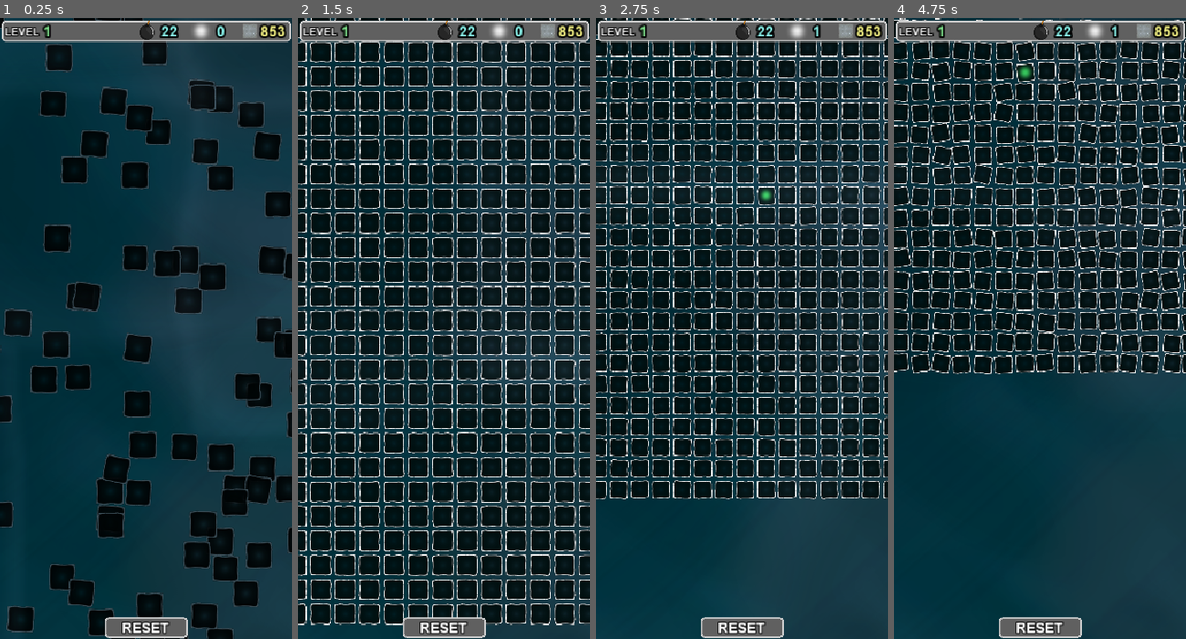
Above: before the commit, frames 1-4 (left to right).
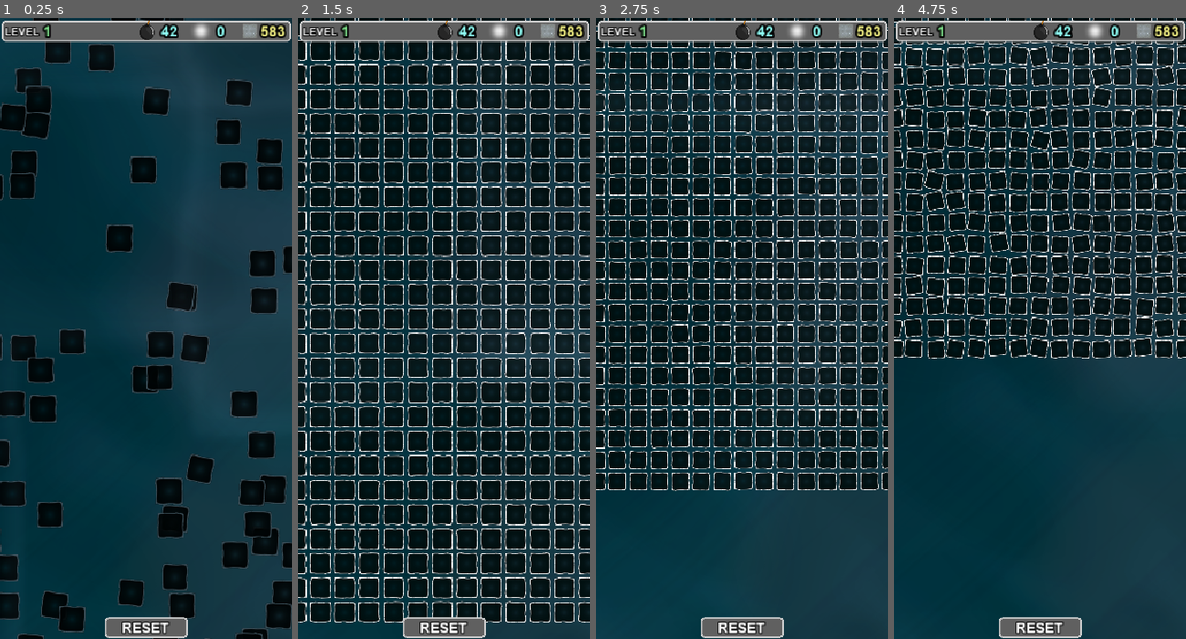
Above: after the commit, the same moments.

Repository: cloudziq/Mini_Sapper
Game: Godot game, scene res://scenes/SYS.tscn
Same seed, same stepped clock (60 frames per second), same inputs: the game is played once before the commit and once after it.
Inputs (mouse positions are in pixels of both pictures, inside the frame that each line leads up to):
- Up to frame 1 (0.25 s): no input
- Up to frame 2 (1.5 s): move the mouse to (508, 297) at 0.52 s; hold Mouse wheel up (zoom+) 0.53-1.25 s; click (508, 297) at 0.67 s; drag from (385, 359) to (321, 30) at 1.27 s
- Up to frame 3 (2.75 s): move the mouse to (771, 191) at 2.02 s; hold Mouse wheel up (zoom+) from 2.03 s (still down); click (771, 191) at 2.17 s
- Up to frame 4 (4.75 s): release Mouse wheel up (zoom+) at 2.75 s; drag from (1025, 452) to (896, 49) at 2.77 s; move the mouse to (1127, 421) at 3.52 s; hold Mouse wheel up (zoom+) 3.53-4.25 s; click (1127, 421) at 3.67 s; drag from (952, 235) to (905, 80) at 4.27 s

The runs differ from the first frame. In frame 1, 33% of the frame differs, in the area x 0-100%, y 0-100%; in frame 2, 28%; in frame 3, 43%, in the area x 0-100%, y 0-78%; in frame 4, 39%.

Commit message:
some fixes

Diff:
--- a/scenes/LEVEL.tscn
+++ b/scenes/LEVEL.tscn
@@ -10,6 +10,7 @@
 [ext_resource path="res://assets/sounds/reveal_single.ogg" type="AudioStream" id=8]
 [ext_resource path="res://scenes/level_GUI.tscn" type="PackedScene" id=9]
 [ext_resource path="res://scenes/tile_marker.tscn" type="PackedScene" id=10]
+[ext_resource path="res://assets/sounds/tile_mark.wav" type="AudioStream" id=11]
 
 [node name="level" type="Node2D"]
 script = ExtResource( 1 )
@@ -22,7 +23,6 @@
 [node name="ZoomCam" type="Camera2D" parent="."]
 position = Vector2( 160, 340 )
 current = true
-smoothing_speed = 6.0
 editor_draw_limits = true
 editor_draw_drag_margin = true
 script = ExtResource( 7 )
@@ -37,3 +37,8 @@
 volume_db = -22.0
 pitch_scale = 0.84
 mix_target = 2
+
+[node name="Marker" type="AudioStreamPlayer" parent="."]
+stream = ExtResource( 11 )
+volume_db = -20.0
+pitch_scale = 3.2
--- a/scenes/tile_marker.tscn
+++ b/scenes/tile_marker.tscn
@@ -1,13 +1,19 @@
-[gd_scene load_steps=3 format=2]
+[gd_scene load_steps=4 format=2]
 
 [ext_resource path="res://scripts/tile_marker.gd" type="Script" id=1]
 [ext_resource path="res://assets/graphics/particles/marker.png" type="Texture" id=2]
 
+[sub_resource type="CanvasItemMaterial" id=1]
+blend_mode = 1
+light_mode = 1
+
 [node name="Sprite" type="Sprite" groups=["marker"]]
 light_mask = 0
+material = SubResource( 1 )
+z_index = 1
 texture = ExtResource( 2 )
 script = ExtResource( 1 )
 
-[node name="Tween" type="Tween" parent="."]
+[node name="Tweenie" type="Tween" parent="."]
 
-[connection signal="tween_all_completed" from="Tween" to="." method="marker_anim"]
+[connection signal="tween_all_completed" from="Tweenie" to="." method="marker_anim"]
--- a/scripts/Camera.gd
+++ b/scripts/Camera.gd
@@ -52,11 +52,8 @@
 	new_pos.y    = clamp(new_pos.y, y1, y2)
 
 	if position.snapped(Vector2(1,1)) != new_pos.snapped(Vector2(1,1)):
-		position   = position.linear_interpolate(new_pos, 8 * delta)
-#		print("position:" +str(position)+ "    new_pos:" +str(new_pos))
-	else:
+		position   = position.linear_interpolate(new_pos, 10 * delta)
 		is_moving  = false
-#		print("false")
 
 
 
@@ -85,8 +82,10 @@
 		drag_vector   /= zoom.x * 4
 		new_pos        = position + drag_vector
 		var drag_dist  = drag_vector.x + drag_vector.y
+		drag_vector    = Vector2.ZERO
 
 		if drag_dist > 4 or drag_dist < -4:
 			is_moving  = true
 #			print("true")
-		drag_vector       = Vector2.ZERO
+		else:
+			is_moving  = false
--- a/scripts/SYS.gd
+++ b/scripts/SYS.gd
@@ -1,3 +1,10 @@
+# Dziq 2022 - 2023
+# v -0.1 ultra alfa beta gamma
+
+
+
+
+
 extends Node2D
 
 
@@ -57,7 +64,7 @@
 
 #   board_x:  board_y:  bombs:  revealed tiles:
 var level_data = [
-	[35,      25,      22,      0],        # 1
+	[25,      25,      42,      0],        # 1
 	[5,        4,       1,      0],        # 2
 	[5,        5,       1,      0],        # 3
 	[5,        6,       1,      0],        # 4
--- a/scripts/level_main.gd
+++ b/scripts/level_main.gd
@@ -54,13 +54,16 @@
 func _process(_dt):
 
 	# triggering a marker:
-		if OS.get_system_time_msecs() > hold_touch_time and hold_touch_time > 0:
-			if not $ZoomCam.is_moving:
-				hold_touch_time  = -1
-				if not TOUCH:
-					add_touch()
-			else:
-				hold_touch_time  = 0
+	if $ZoomCam.is_moving:
+		hold_touch_time  =  0
+
+	if hold_touch_time > 0:
+#		print("poszło")
+
+		if OS.get_system_time_msecs() > hold_touch_time:
+			hold_touch_time  =  -1
+			if not TOUCH:  add_touch()
+
 
 
 
@@ -83,8 +86,7 @@
 		elif not event.is_pressed() and not $ZoomCam.is_moving and hold_touch_time > 0:
 #			print("released")
 			hold_touch_time    = 0
-			if not TOUCH:
-				add_touch()
+			if not TOUCH:  add_touch()
 
 
 
@@ -92,6 +94,8 @@
 
 
 func check_clicked_tile():    # called from touch collision
+	#normal click or placing a marker
+
 	var tile_stat = board_data[tile_coord.x-1][tile_coord.y-1][1]
 
 	if hold_touch_time >= 0:    #if tile is clicked but not when 'hold = (-1)'
@@ -102,7 +106,7 @@
 	#			$Sounds/TileReveal.play()
 		elif tile_stat == 1:
 			game_over()
-			print("YOU DIED!")
+			print("BOOM!")
 	else:
 		add_marker()
 
@@ -139,13 +143,18 @@
 			node  = _marker.instance()
 			board_data[x][y][0][0].add_child(node)
 			board_data[x][y][0][1]  = node
+			$Marker.pitch_scale  = 3.22
 		else:
 			marker_amount -= 1
 			board_data[x][y][0][1].queue_free()
 			board_data[x][y][0][1]  = null
-		$GUI.update()
-
-	hold_touch_time  = -1
+			$Marker.pitch_scale  = 6.48
+
+	$GUI.update()
+	$Marker.play()
+	hold_touch_time  = 0
+
+
 
 
 
--- a/scripts/tile.gd
+++ b/scripts/tile.gd
@@ -103,10 +103,6 @@
 	else:
 		$Sprite.texture   = load(path + str(theme) + "_ON.png")
 
-#	if tween:
-#		tween.kill()
-#		tween      = get_tree().create_tween().set_trans(Tween.TRANS_QUINT)
-
 	yield(get_tree().create_tween().tween_interval(.25), "finished")
 	animate_tile(1)
 
@@ -150,6 +146,7 @@
 
 
 func reveal(counter := 0):
+	yield(get_tree().create_tween().tween_interval(test_num / 40), "finished")
 	test_num += 1
 	var col
 
@@ -182,7 +179,7 @@
 			).set_trans(trans).set_ease(Tween.EASE_OUT).set_delay(delay)
 
 	else:
-	#if tile have a number
+	#if tile have any number
 		var mult    = counter * .024
 		scale_to    = Vector2(.14, .14) + Vector2(mult, mult)
 		trans       = Tween.TRANS_BOUNCE
@@ -209,4 +206,4 @@
 
 
 func _exit_tree():
-	pass
+	queue_free()
--- a/scripts/tile_marker.gd
+++ b/scripts/tile_marker.gd
@@ -14,7 +14,6 @@
 	modulate   = Color(.28, 1.2, .44, .84)
 	yield(get_tree().create_timer(.01), "timeout")
 	anim_dir = 1 ; marker_anim()
-#	z_index = 2
 
 
 
@@ -41,7 +40,7 @@
 		scale_to = scale_def
 		anim_dir = 1
 
-	$Tween.interpolate_property($".", "scale",
+	$Tweenie.interpolate_property($".", "scale",
 		$".".scale, scale_to, .8,
 		Tween.TRANS_SINE, Tween.EASE_IN_OUT)
-	$Tween.start()
+	$Tweenie.start()
Not shown: 1 places in scenes/LEVEL.tscn that only renumber resources
